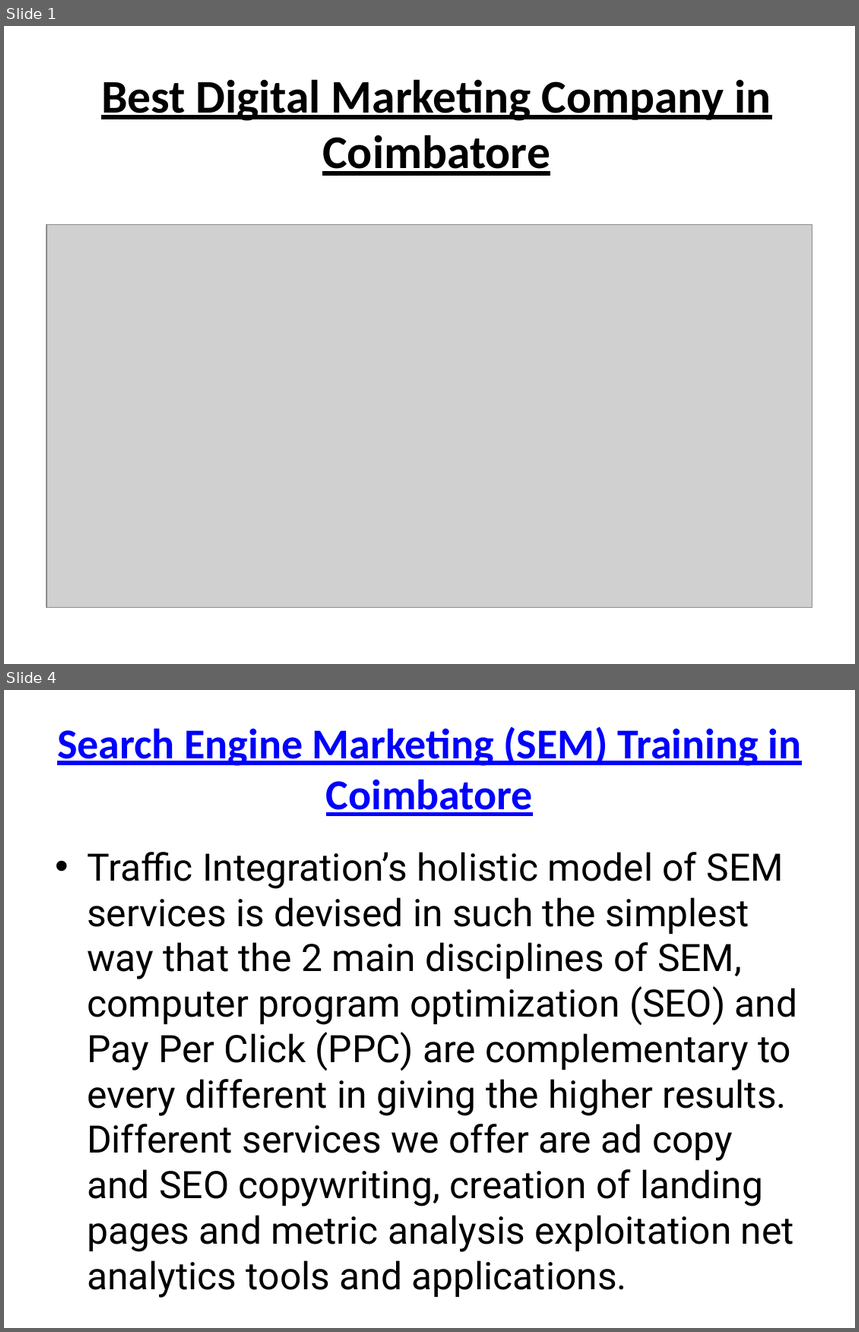
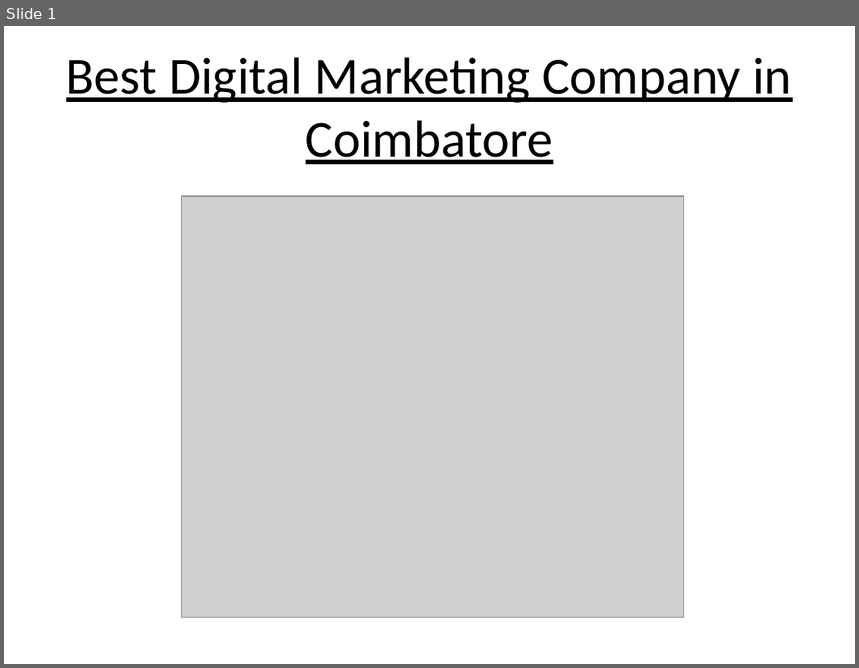
Before and after one commit to ShankarRamesh/Digital-Marketing-Company-in-Coimbatore, a slide deck: Best Digital Marketing Company in Coimbatore.pptx. Shown one above the other, each under a label of ours: slides 1 and 4 before the commit, slide 1 after it; the slides between them are not shown. The pictures are 859x1332 and 859x668 pixels, drawn with LibreOffice and Linux fonts; fonts in the diff are those of the drawing; grey boxes stand for pictures. Boxes give left, top, right and bottom in pixels: in the first picture for what was removed or moved away, otherwise in the second. Text is boxed around its words. In the diff, an @@ line names an element or a change of style, - is before the commit and + after.

```diff
--- a/Best Digital Marketing Company in Coimbatore.pptx
+++ b/Best Digital Marketing Company in Coimbatore.pptx
@@ slide 4 removed at (4,690,855,1328), background #FFFFFF @@
@@ title removed at (57,726,801,816) @@
-Search Engine Marketing (SEM) Training in Coimbatore
@@ text removed at (87,852,798,1252) @@
-• Traffic Integration’s holistic model of SEM services is devised in such the simplest way that the 2 main disciplines of SEM, computer program optimization (SEO) and Pay Per Click (PPC) are complementary to every different in giving the higher results. Different services we offer are ad copy and SEO copywriting, creation of landing pages and metric analysis exploitation net analytics tools and applications.
@@ slide 1 changed as well @@
@@ title "Best Digital Marketing Company in ...": place and size @@
-title "Best Digital Marketing Company in ..." at (101,79,772,176)
+title "Best Digital Marketing Company in ..." at (66,57,792,164)
@@ title "Best Digital Marketing Company in ..." at (66,57,792,164): size 39.6 to 44 pt, bold off @@
@@ picture: place and size @@
-picture at (47,224,813,607)
+picture at (181,196,683,617)
```
Also in this commit, not shown: 1 other slide changed, 5 slides added, 3 other slides removed, 1 other file.
